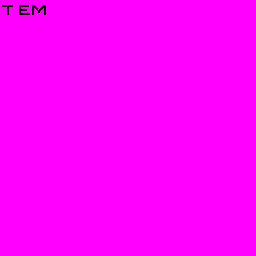
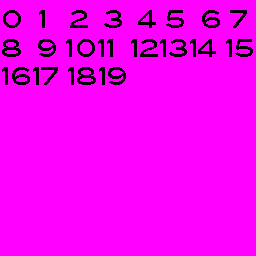
Layered file, before and after one edit (256 × 256). Changes by layer:
renamed "T EM" to "0 1 2 3 4 5 6 7 8 9 1011 121314 15 1617 1819", painted on it over bbox(2, 5, 253, 85)
